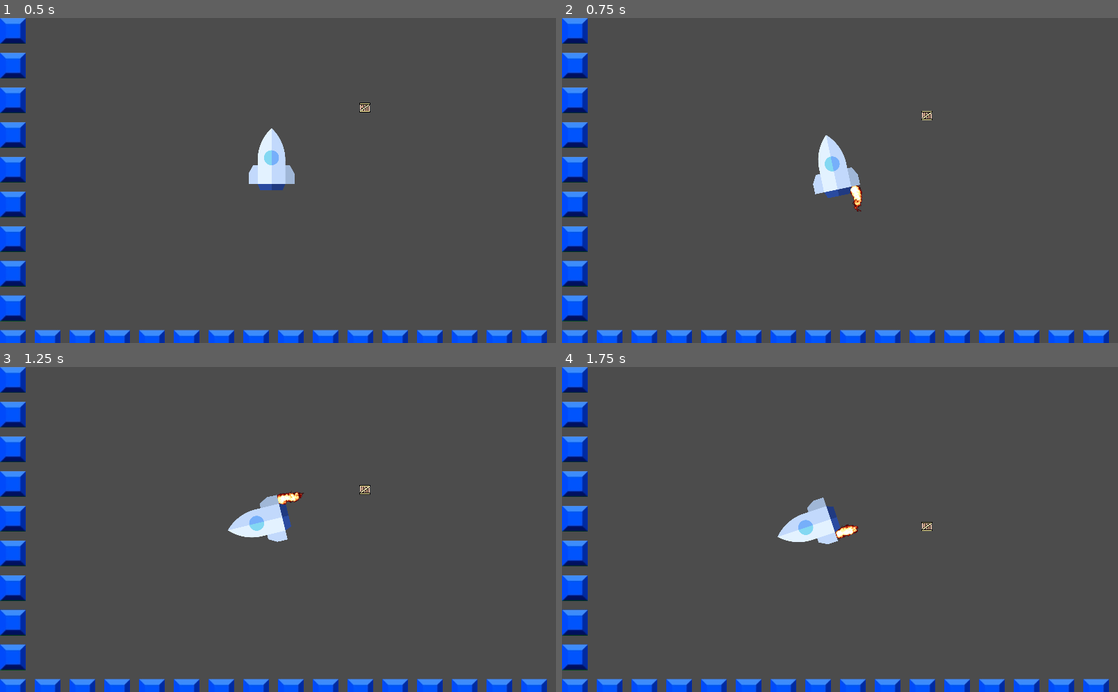
Above: before the commit, frames 1-4 (two rows, left to right).
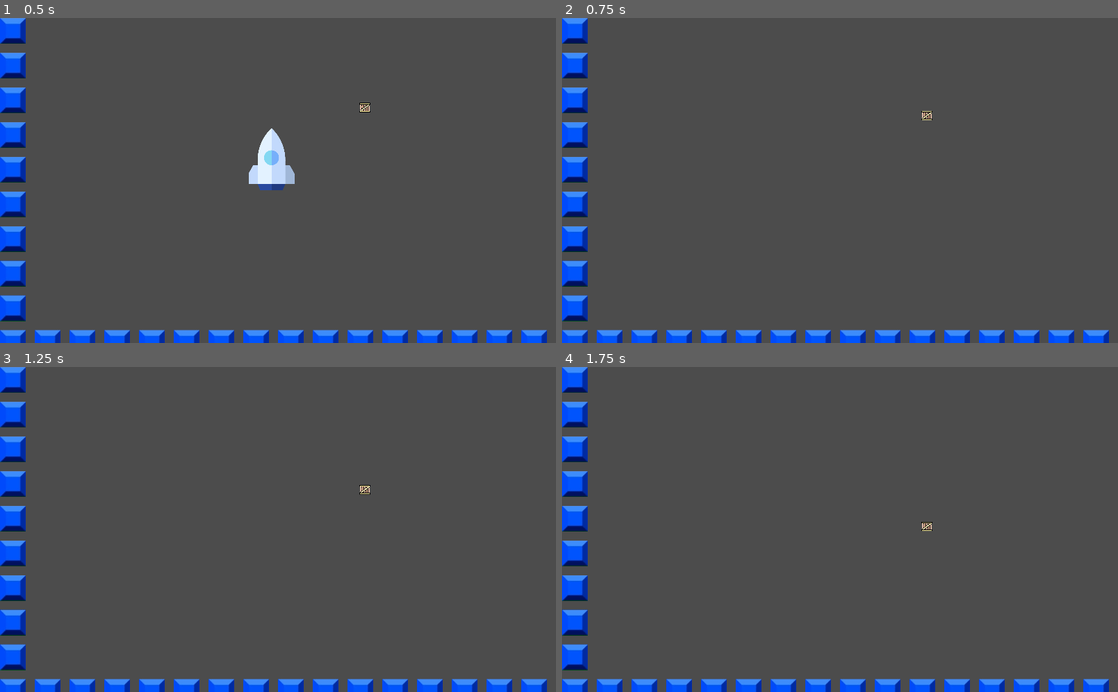
Above: after the commit, the same moments.

Repository: paul-asvb/raekaetae
Game: Godot game, scene res://src/levels/TestLevel.tscn
Two runs of this game, one before a commit and one after it. Both use one fixed random seed, a clock stepped at 60 frames per second and the inputs below.
Inputs:
- Up to frame 1 (0.5 s): no input
- Up to frame 2 (0.75 s): hold Right (move_right) from 0.53 s (still down)
- Up to frame 3 (1.25 s): keep holding Right (move_right)
- Up to frame 4 (1.75 s): release Right (move_right) at 1.28 s; hold A (move_left) from 1.28 s (still down)

Frame 1 is identical in both runs. In frame 2, 1.1% of the frame differs, in the area x 45-54%, y 36-60%; in frame 3, 1.1%, in the area x 41-55%, y 38-54%; in frame 4, 1.1%.

Commit message:
test vector in physics body

Diff:
--- a/src/actors/Player.gd
+++ b/src/actors/Player.gd
@@ -3,7 +3,7 @@
 var velocityMax := Vector2(100,100)
 var force := 2
 var offset := 100
-var boosterTorque :=2
+var boosterTorque :=0
 
 func _process(delta):
 
@@ -15,16 +15,17 @@
 
 	if right ==	 1 :
 		get_node("fireRight").visible = true
-		var boosterForceRight = Vector2(-boosterTorque,-force)#.direction_to(-self.linear_velocity)
+		var boosterForceRight = Vector2(0,-force)+linear_velocity#.direction_to(-self.linear_velocity)
 		var offsetRight := Vector2(offset,0)
 		apply_impulse(offsetRight,boosterForceRight)
 
 	if left ==	 1 :
 		get_node("fireLeft").visible = true
-		var boosterForceLeft = Vector2(boosterTorque,-force)#.direction_to(-self.linear_velocity)
+		var boosterForceLeft = Vector2(0,-force)+linear_velocity#.direction_to(-self.linear_velocity)
 		var offsetleft := Vector2(-offset,0)
 		apply_impulse(offsetleft,boosterForceLeft)
 
+	#print(linear_velocity)
 
 	return
 
--- a/src/actors/Player.tscn
+++ b/src/actors/Player.tscn
@@ -320,14 +320,14 @@
 position = Vector2( -32.0335, 71.2907 )
 rotation = 3.14159
 frames = SubResource( 61 )
-frame = 27
+frame = 44
 playing = true
 
 [node name="fireRight" type="AnimatedSprite" parent="."]
 position = Vector2( 30.82, 70.844 )
 rotation = 3.14159
 frames = SubResource( 61 )
-frame = 26
+frame = 43
 playing = true
 
 [node name="rakete" type="Sprite" parent="."]
